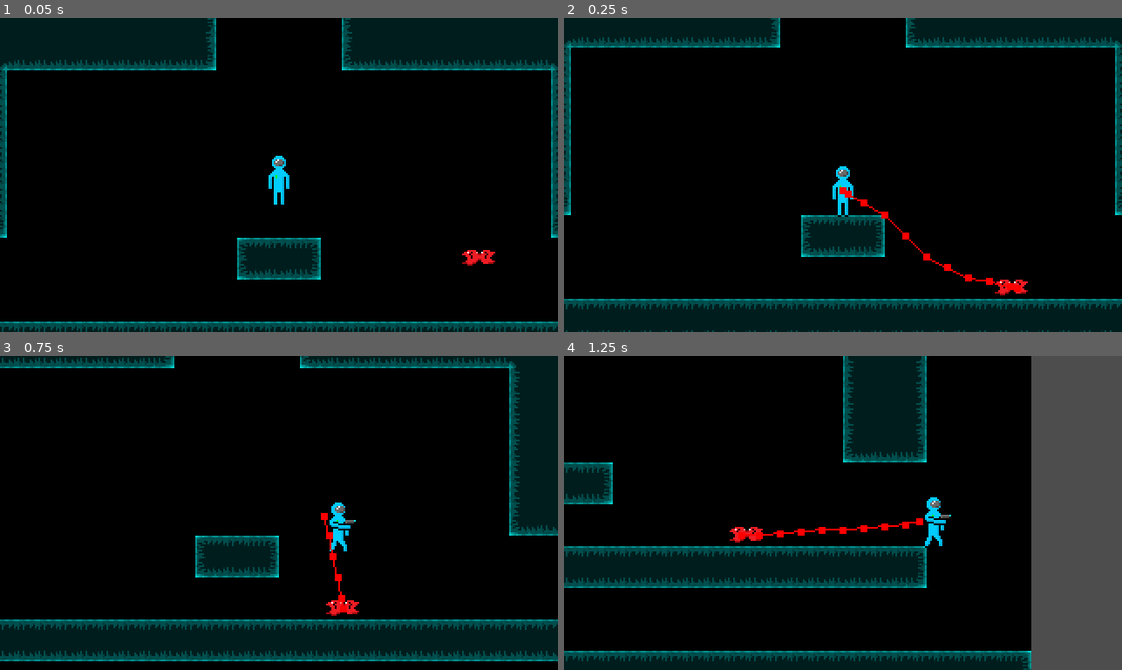
Above: before the commit, frames 1-4 (two rows, left to right).
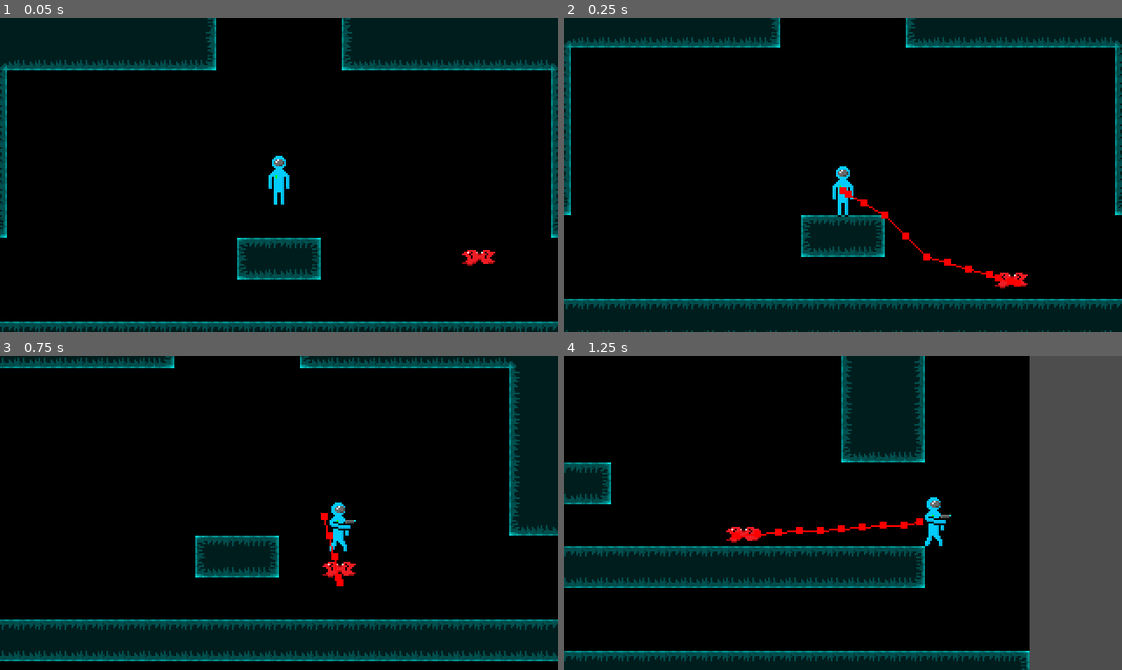
Above: after the commit, the same moments.

Repository: TheBlueRuby/GodotPlatformTest
Game: Godot game, scene res://Scenes/GameLoop.tscn
The game is run twice, just before and just after one commit, with the same random seed, the same clock (stepped at 60 frames per second) and the same inputs.
Inputs:
- Up to frame 1 (0.05 s): no input
- Up to frame 2 (0.25 s): no input
- Up to frame 3 (0.75 s): tap Enter (ui_accept) at 0.5 s; hold Right (ui_right) from 0.53 s (still down)
- Up to frame 4 (1.25 s): keep holding Right (ui_right); tap Enter (ui_accept) at 0.77 s

Frame 1 is identical in both runs. In frame 2, 0.5% of the frame differs, in the area x 65-84%, y 76-89%; in frame 3, 0.5%; in frame 4, 3.8%, in the area x 0-84%, y 0-100%.

Commit message:
fixed jumping

Diff:
--- a/Scripts/walking-enemy.gd
+++ b/Scripts/walking-enemy.gd
@@ -2,7 +2,7 @@
 extends CharacterBody2D
 
 @export var speed = 100
-@export var jump_vel = -350.0
+@export var jump_vel = 350.0
 
 @export var player: Node2D
 @onready var nav_agent := $NavigationAgent2D as NavigationAgent2D
